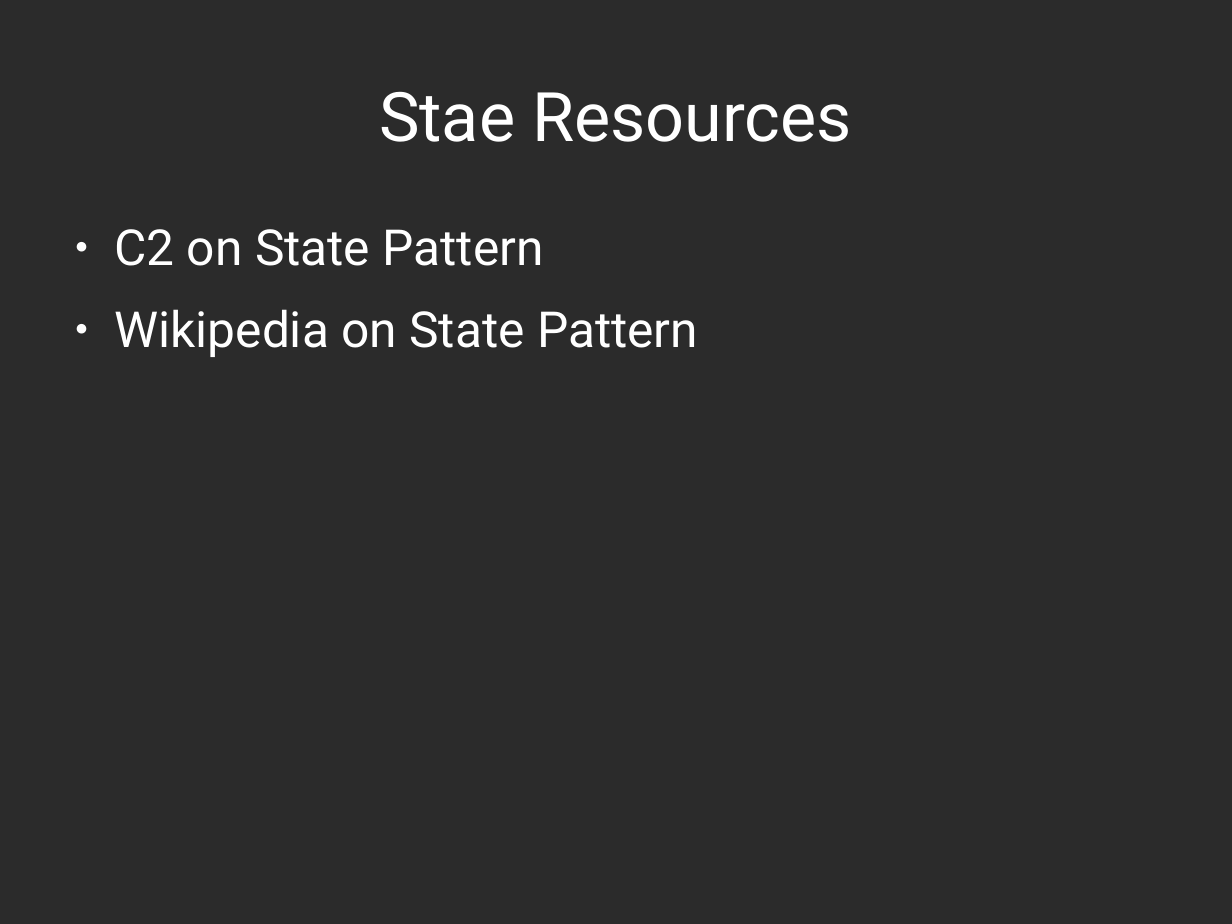
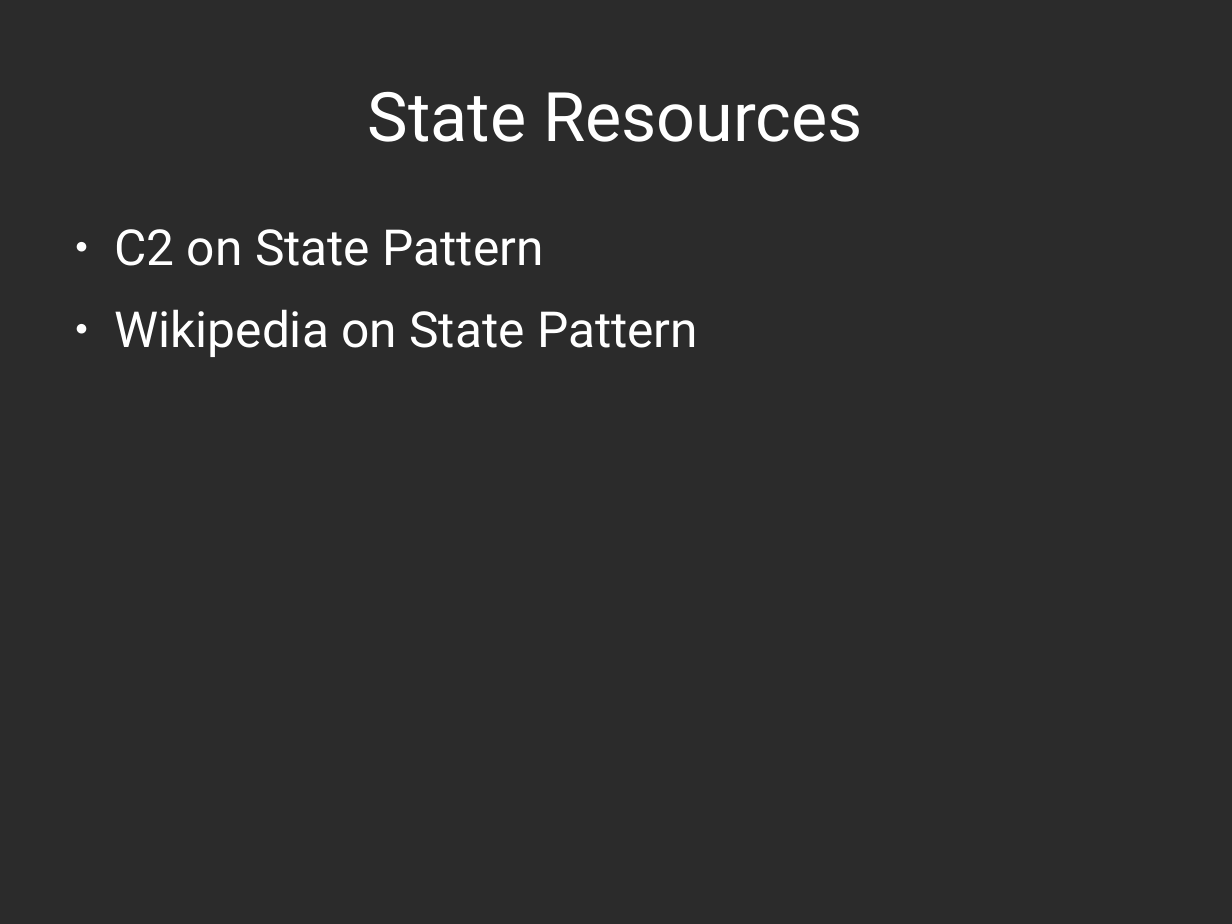
Before and after one commit to abramhindle/ruby-design-patterns, a slide deck: slide 14 of State-Pattern.odp (slide 11 before the commit). Drawn at 1232x924 pixels with LibreOffice and Linux fonts; fonts in the diff are those of the drawing; background and template pictures are left out; a plain dark background stands for a picture behind light text. Boxes give left, top, right and bottom in pixels: in the first picture for what was removed or moved away, otherwise in the second. Text is boxed around its words. In the diff, an @@ line names an element or a change of style, - is before the commit and + after.

Commit message:
and example of Conditional Fireball and updated State Pattern

```diff
--- a/State-Pattern.odp
+++ b/State-Pattern.odp
@@ title at [368, 91, 863, 142]: text changed @@
-Stae Resources
+State Resources
```
Also in this commit, not shown: 1 other slide changed, 3 slides added, 1 other file.
